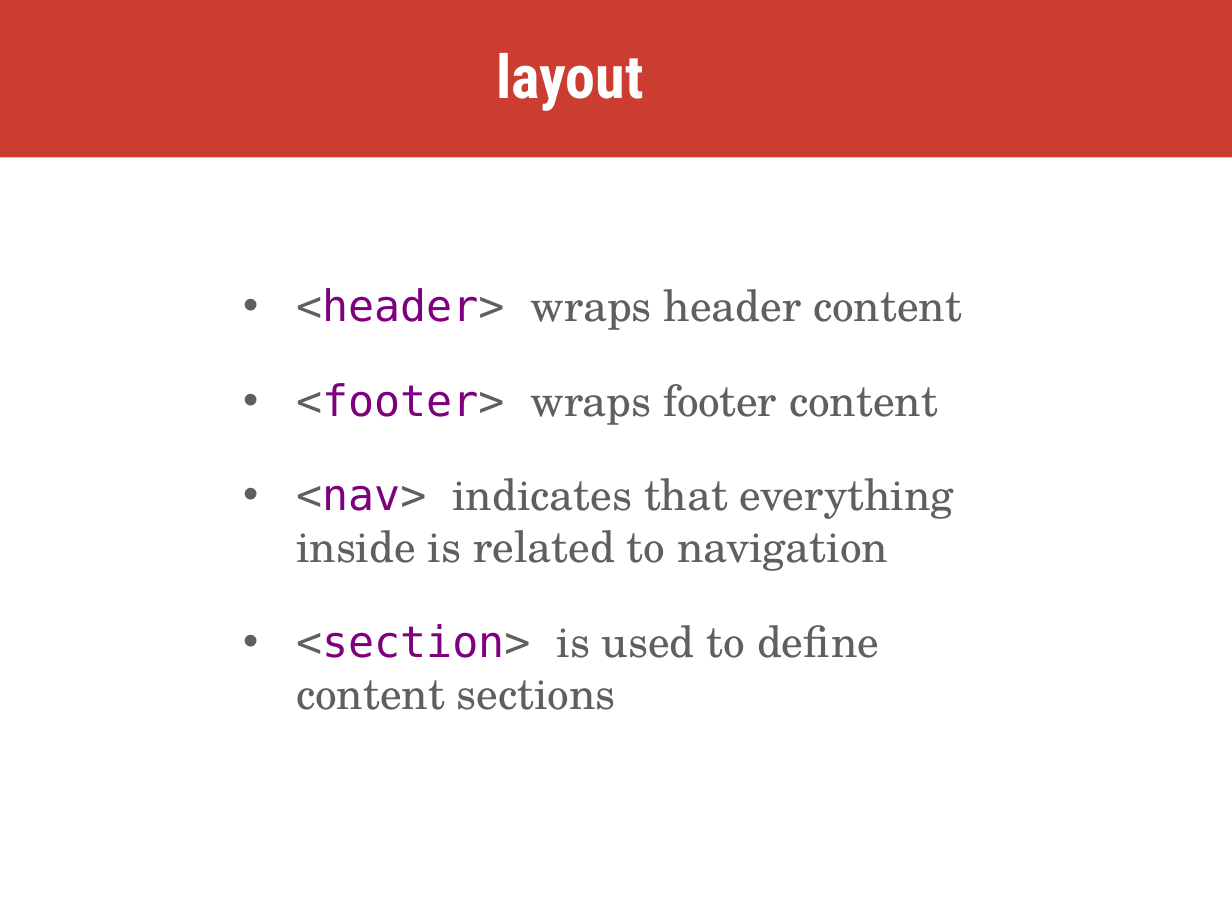
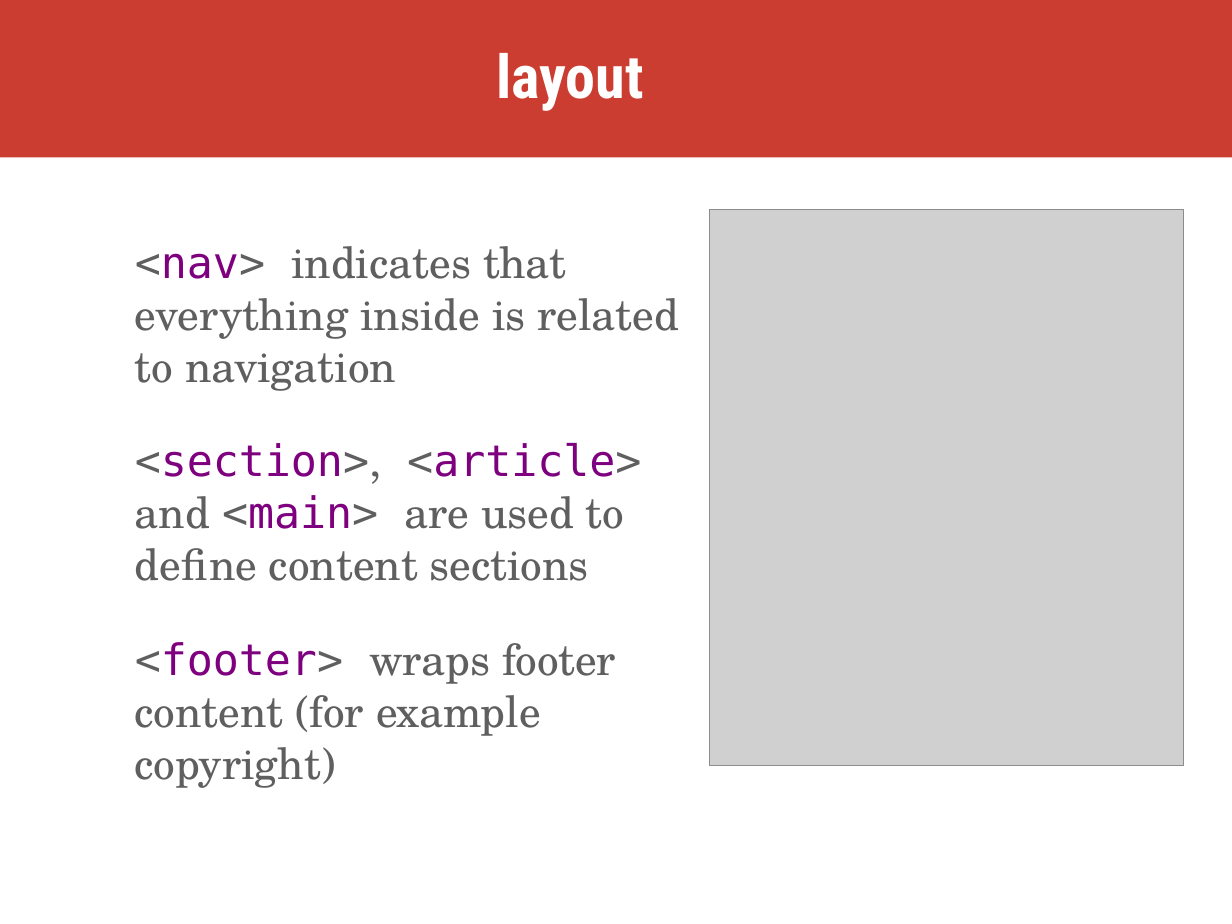
Before and after one commit to kweeket/dev-101, a slide deck: slide 37 of slides/week-1.pptx. Drawn at 1232x924 pixels with LibreOffice and Linux fonts; fonts in the diff are those of the drawing; grey boxes stand for pictures. Boxes give left, top, right and bottom in pixels: in the first picture for what was removed or moved away, otherwise in the second. Text is boxed around its words. In the diff, an @@ line names an element or a change of style, - is before the commit and + after.

```diff
--- a/slides/week-1.pptx
+++ b/slides/week-1.pptx
@@ text "<nav> indicates that everything inside ...": place and size @@
-text "<nav> indicates that everything inside ..." at [296,288,962,710]
+text "<nav> indicates that everything inside ..." at [135,246,680,788]
@@ picture added at [710,210,1183,766] @@
@@ text at [135,246,680,391]: bullet • to none @@
@@ text at [296,288,962,425]: paragraphs removed @@
-• <header> wraps header content
-• <footer> wraps footer content
@@ text at [135,443,641,788]: text changed @@
-• <section> is used to define content sections
+<section>, <article> and <main> are used to define content sections
+<footer> wraps footer content (for example copyright)
```
Also in this commit, not shown: 15 other slides changed, 1 other file.
